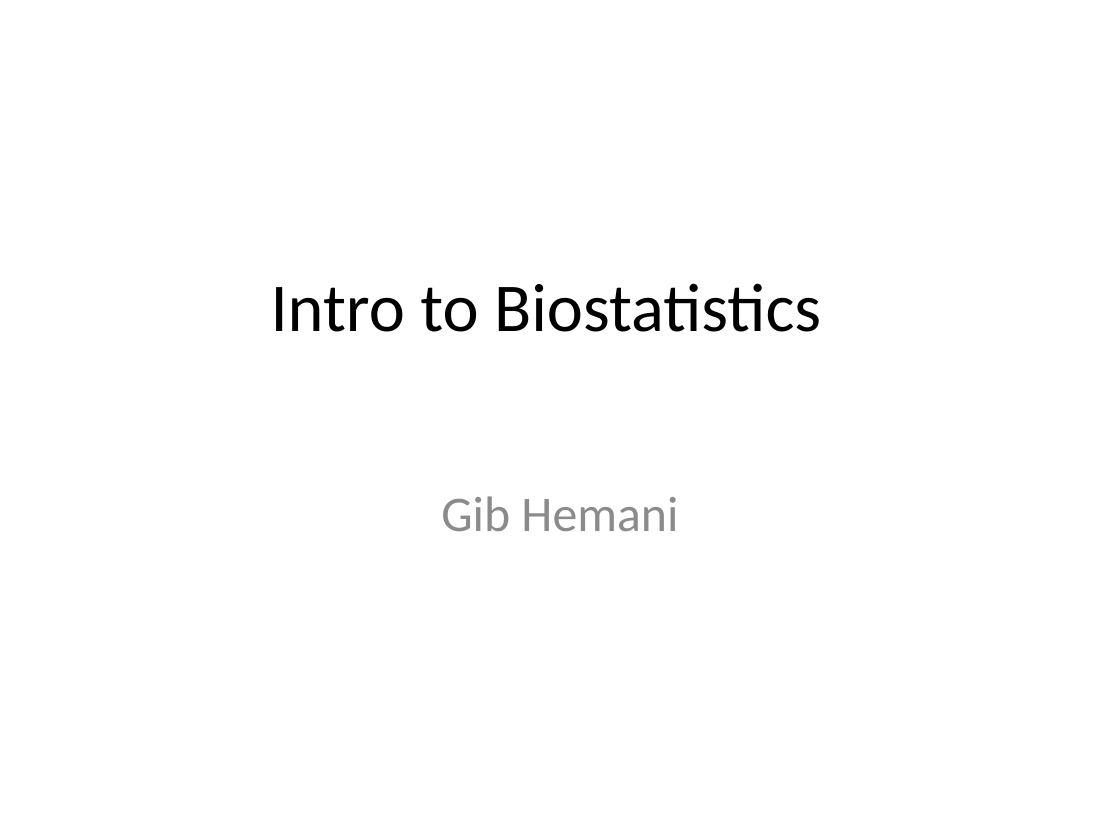
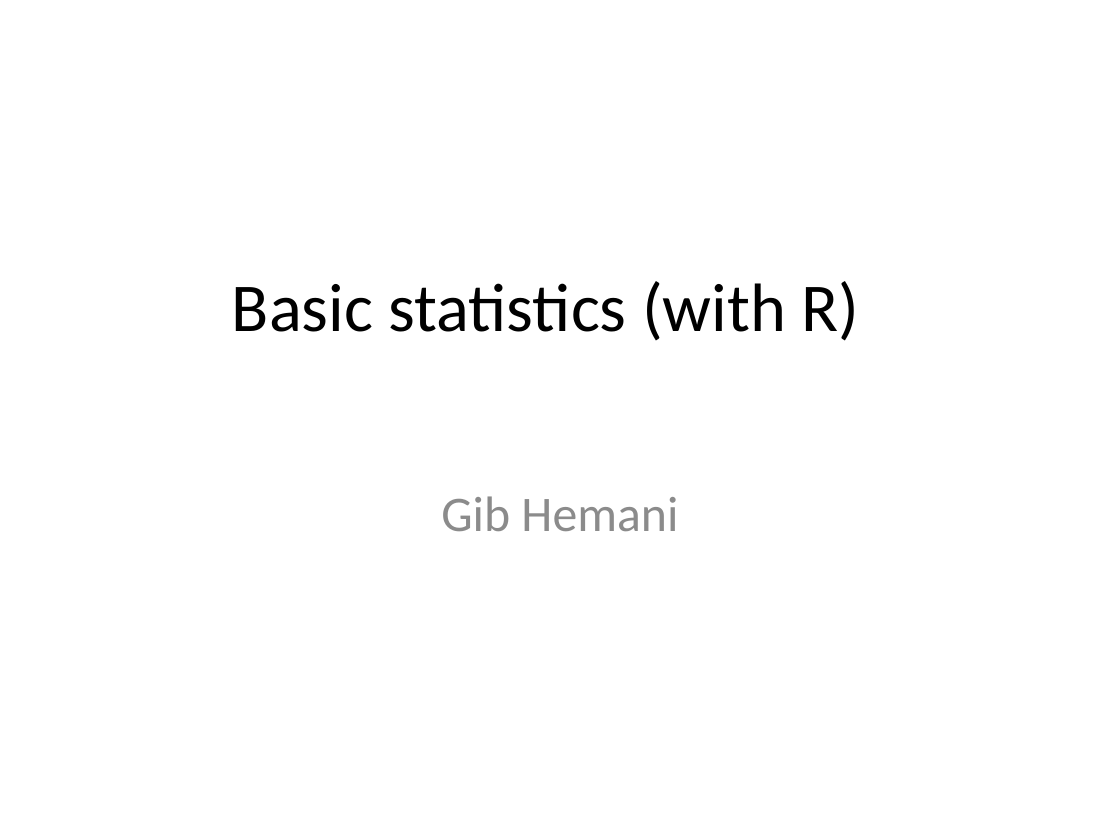
Before and after one commit to explodecomputer/EEPE_2016, a slide deck: slide 1 of slides/basic_stats.pptx. Drawn at 1120x840 pixels with LibreOffice and Linux fonts; fonts in the diff are those of the drawing. Boxes give left, top, right and bottom in pixels: in the first picture for what was removed or moved away, otherwise in the second. Text is boxed around its words. In the diff, an @@ line names an element or a change of style, - is before the commit and + after.

```diff
--- a/slides/basic_stats.pptx
+++ b/slides/basic_stats.pptx
@@ title at box(232, 281, 860, 341): text changed @@
-Intro to Biostatistics
+Basic statistics (with R)
```
Also in this commit, not shown: 26 other files.
